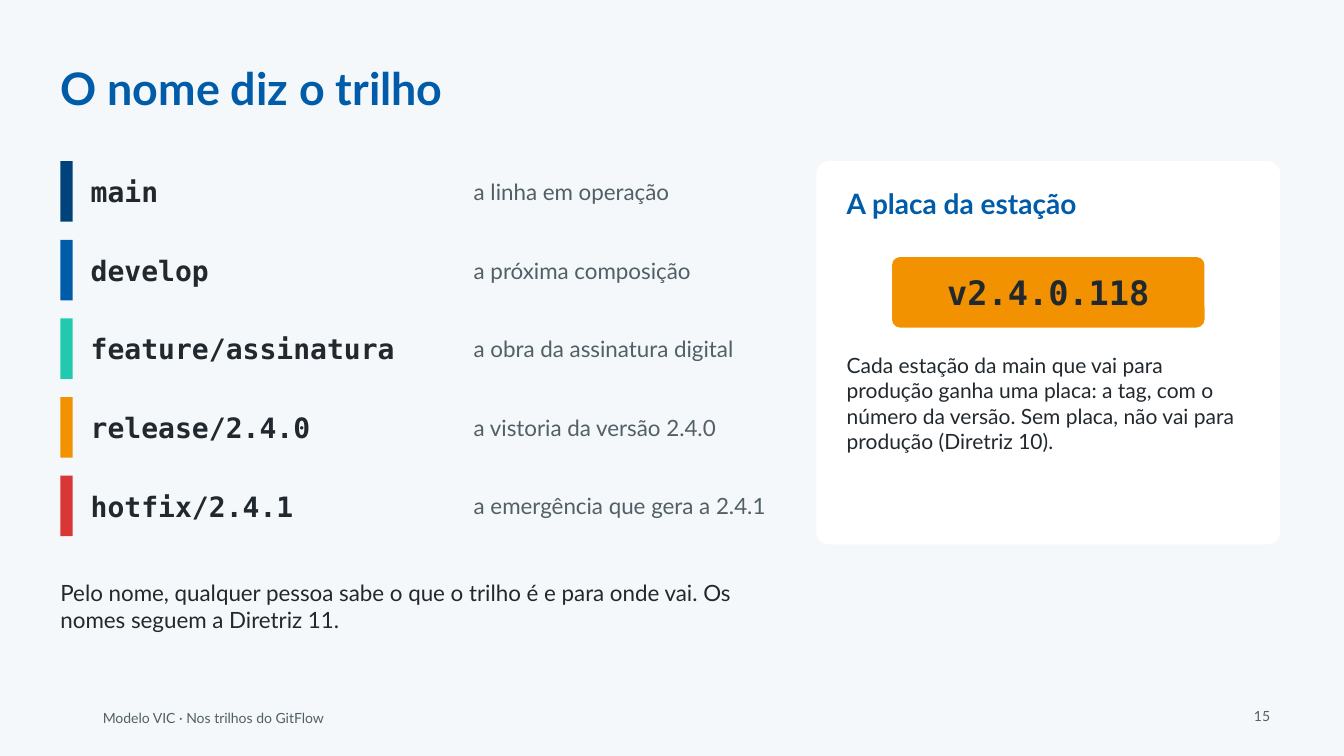
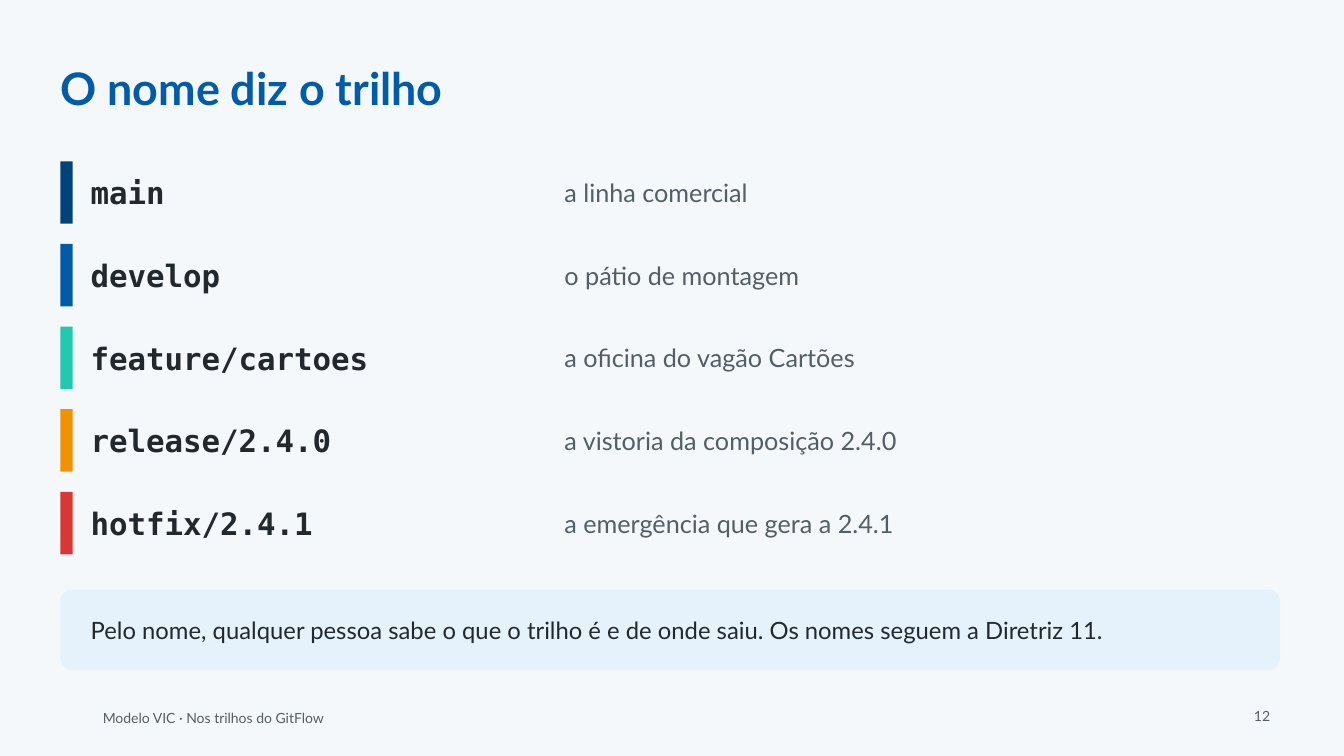
Before and after one commit to andromarcio/modelo-vic, a slide deck: slide 12 of treinamento/oficina-nos-trilhos/1-slides-nos-trilhos.pptx (slide 15 before the commit). Drawn at 1344x756 pixels with LibreOffice and Linux fonts; fonts in the diff are those of the drawing; background and template pictures are left out. Boxes give left, top, right and bottom in pixels: in the first picture for what was removed or moved away, otherwise in the second. Text is boxed around its words. In the diff, an @@ line names an element or a change of style, - is before the commit and + after.

```diff
--- a/treinamento/oficina-nos-trilhos/1-slides-nos-trilhos.pptx
+++ b/treinamento/oficina-nos-trilhos/1-slides-nos-trilhos.pptx
@@ rounded rectangle removed at <box>817,161,1280,544</box> @@
@@ text at <box>564,183,747,202</box>: text changed; size 16 to 18 pt @@
-a linha em operação
+a linha comercial
@@ text removed at <box>847,193,1077,219</box> @@
-A placa da estação
@@ rectangle: place and size @@
-rectangle at <box>60,240,73,300</box>
+rectangle at <box>60,244,73,307</box>
@@ text at <box>564,266,799,289</box>: text changed; size 16 to 18 pt @@
-a próxima composição
+o pátio de montagem
@@ rounded rectangle removed at <box>892,257,1205,328</box> @@
@@ text removed at <box>947,280,1149,306</box> @@
-v2.4.0.118
@@ rectangle: place and size @@
-rectangle at <box>60,319,73,379</box>
+rectangle at <box>60,327,73,389</box>
@@ text at <box>91,346,369,373</box>: text changed; size 20 to 22 pt @@
-feature/assinatura
+feature/cartoes
@@ text at <box>564,348,855,372</box>: text changed; size 16 to 18 pt @@
-a obra da assinatura digital
+a oficina do vagão Cartões
@@ text removed at <box>847,357,1234,453</box> @@
-Cada estação da main que vai para produção ganha uma placa: a tag, com o número da versão. Sem placa, não vai para produção (Diretriz 10).
@@ rectangle: place and size @@
-rectangle at <box>60,397,73,458</box>
+rectangle at <box>60,409,73,472</box>
@@ text "release/2.4.0": place and size @@
-text "release/2.4.0" at <box>91,416,310,441</box>
+text "release/2.4.0" at <box>91,428,332,455</box>
@@ text at <box>564,431,897,455</box>: text changed; size 16 to 18 pt @@
-a vistoria da versão 2.4.0
+a vistoria da composição 2.4.0
@@ rectangle: place and size @@
-rectangle at <box>60,476,73,536</box>
+rectangle at <box>60,492,73,555</box>
@@ size 20 to 22 pt in 4 elements at <box>91,179,165,205</box>, <box>91,263,221,294</box>, <box>91,428,332,455</box>, <box>91,510,313,538</box> @@
@@ text "hotfix/2.4.1": place and size @@
-text "hotfix/2.4.1" at <box>91,494,294,520</box>
+text "hotfix/2.4.1" at <box>91,510,313,538</box>
@@ text "a emergência que gera a ...": place and size @@
-text "a emergência que gera a ..." at <box>474,498,765,518</box>
+text "a emergência que gera a ..." at <box>564,514,894,537</box>
@@ text "a emergência que gera a ..." at <box>564,514,894,537</box>: size 16 to 18 pt @@
@@ rounded rectangle added at <box>60,590,1280,670</box>, fill #E5F2FC @@
@@ text "Pelo nome, qualquer pessoa sabe ..." at <box>91,621,1102,644</box>: vertical alignment top to middle @@
@@ text at <box>91,621,1102,644</box>: text changed; size 16 to 17 pt @@
-Pelo nome, qualquer pessoa sabe o que o trilho é e para onde vai. Os nomes seguem a Diretriz 11.
+Pelo nome, qualquer pessoa sabe o que o trilho é e de onde saiu. Os nomes seguem a Diretriz 11.
@@ page number at <box>1254,711,1270,721</box>: text changed @@
-15
+12
```
Also in this commit, not shown: 27 other slides changed, 8 slides added, 6 slides removed, 8 other files.
